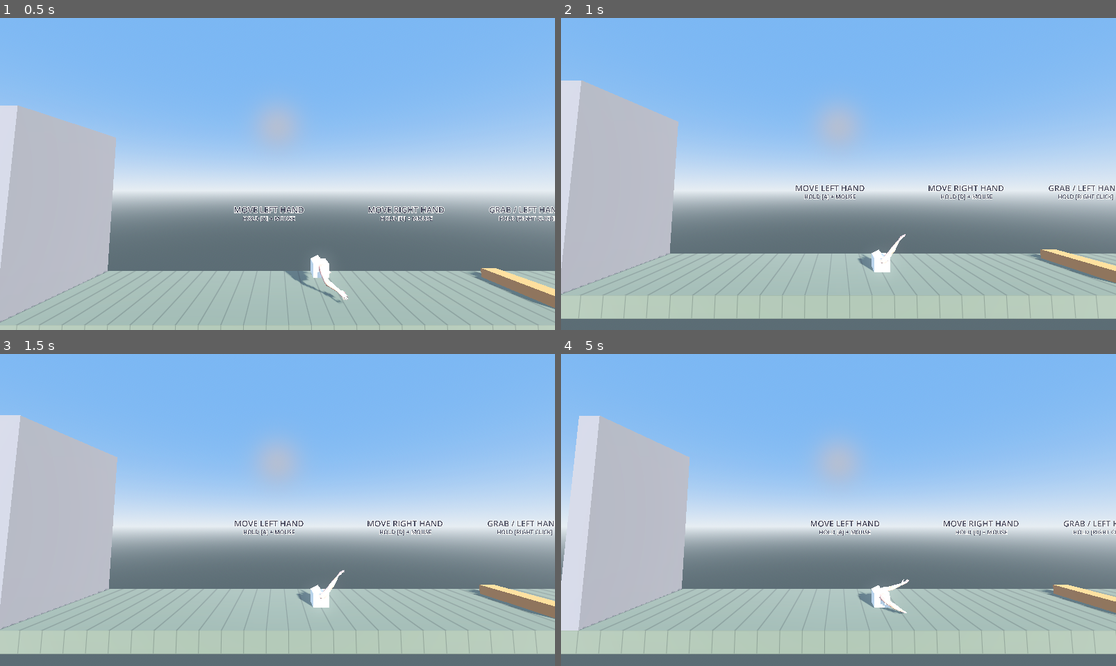
Above: before the commit, frames 1-4 (two rows, left to right).
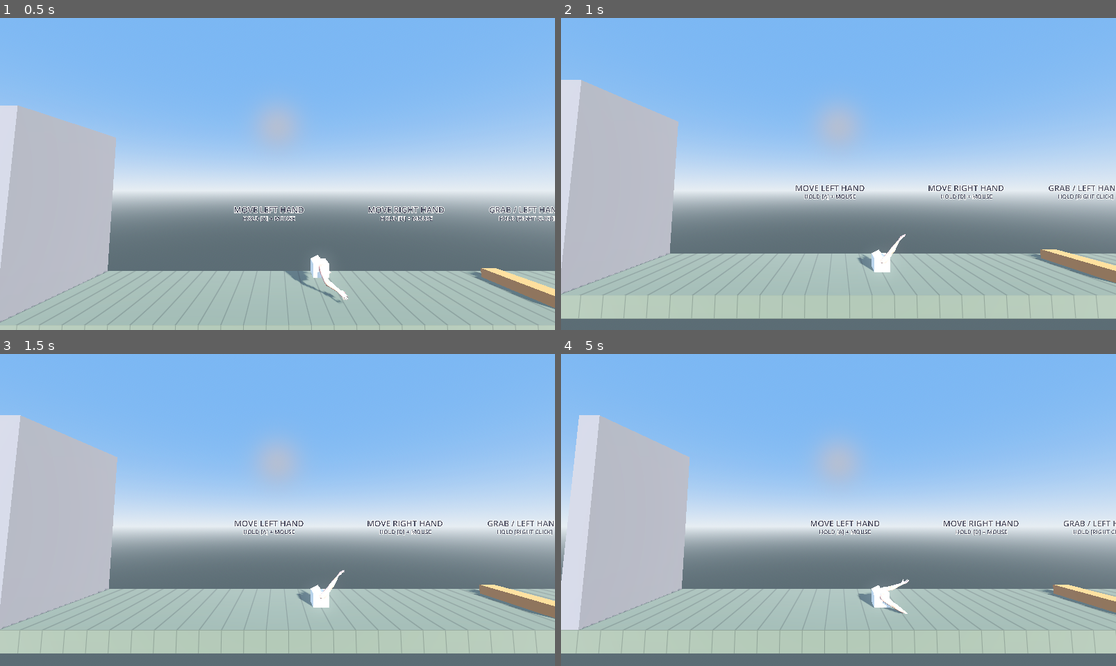
Above: after the commit, the same moments.

Repository: AnuragVinodh/arm-guy-game
Game: Godot game, scene res://scenes/levels/tutorial_level.tscn
Two runs of this game, one before a commit and one after it. Both use one fixed random seed, a clock stepped at 60 frames per second and the inputs below.
Inputs (mouse positions are in pixels of both pictures, inside the frame that each line leads up to):
- Up to frame 1 (0.5 s): no input
- Up to frame 2 (1 s): move the mouse to (960, 158) at 0.52 s; hold D from 0.53 s (still down); click (960, 158) at 0.67 s
- Up to frame 3 (1.5 s): release D at 1.25 s; drag from (166, 525) to (249, 572) at 1.27 s
- Up to frame 4 (5 s): tap Enter at 2 s; move the mouse to (894, 441) at 2.02 s; hold D 2.03-2.75 s; tap R (restart) at 2.75 s; drag from (810, 572) to (672, 463) at 2.77 s; move the mouse to (1005, 556) at 3.52 s; hold A 3.53-4.25 s; drag from (672, 463) to (755, 432) at 4.27 s

Frame 1 is identical in both runs. In frame 2, 0.1% of the frame differs, in the area x 0-100%, y 19-89%; in frame 3, 0.5%; in frame 4, 0.6%, in the area x 0-100%, y 19-97%.

Commit message:
Fix swinging

Diff:
--- a/scenes/player/arms.gd
+++ b/scenes/player/arms.gd
@@ -200,7 +200,11 @@
 		#    touches a surface shoves the body (the always-on push); otherwise the
 		#    arm is left frozen in place.
 		if chain["grabbed"]:
-			_solve_arm(chain, to_skel * chain["anchor"])
+			# Don't clamp the reach while gripping: the hand must stay glued to the
+			# anchor, and the surface-avoidance raycast would otherwise pull it off and
+			# make the elbow fold/unfold as the body orbits (clunky). Clipping is fine
+			# here — you're holding on.
+			_solve_arm(chain, to_skel * chain["anchor"], false)
 			chain["prev_desired"] = null
 		elif Input.is_key_pressed(chain["key"]):
 			_solve_arm(chain, mouse_target_local)
@@ -475,8 +479,10 @@
 	return hit if hit != null else _target_world
 
 
-## Analytic two-bone IK for one arm, all in skeleton-local space.
-func _solve_arm(chain: Dictionary, target: Vector3) -> void:
+## Analytic two-bone IK for one arm, all in skeleton-local space. `clamp_reach`
+## pulls the arm in so its bones don't clip geometry — wanted for a free posing arm,
+## but skipped while gripping so the hand stays pinned to its anchor (see caller).
+func _solve_arm(chain: Dictionary, target: Vector3, clamp_reach: bool = true) -> void:
 	var bicep_idx: int = chain["bicep"]
 	var forearm_idx: int = chain["forearm"]
 	var l1: float = chain["l1"]
@@ -508,7 +514,9 @@
 	# forearm can dip into a surface the hand isn't pointing at (e.g. an arm
 	# lying along the ground). Pull the reach in until both real bone segments
 	# clear all colliders, with a margin so the hand mesh doesn't poke through.
-	dist = _clamp_arm(a, dir, dist, reach_min, l1, l2, pole)
+	# Skipped while gripping so the hand stays pinned to the anchor.
+	if clamp_reach:
+		dist = _clamp_arm(a, dir, dist, reach_min, l1, l2, pole)
 
 	# Resolve the elbow at the final, safe reach.
 	var solved := _bend_solve(a, dir, dist, l1, l2, pole)
--- a/scenes/player/player.tscn
+++ b/scenes/player/player.tscn
@@ -5,8 +5,7 @@
 [ext_resource type="Script" uid="uid://brrx40wjh6jwf" path="res://scenes/player/player.gd" id="3_player"]
 [ext_resource type="Script" uid="uid://b3jhl3eijpmjm" path="res://scenes/player/arms.gd" id="4_arms"]
 
-[sub_resource type="BoxShape3D" id="BoxShape3D_body"]
-size = Vector3(0.9126, 1.0176, 0.9264)
+[sub_resource type="SphereShape3D" id="SphereShape3D_lvxji"]
 
 [node name="Player" type="RigidBody3D"]
 axis_lock_linear_z = true
@@ -23,7 +22,7 @@
 
 [node name="CollisionShape3D" type="CollisionShape3D" parent="."]
 transform = Transform3D(1, 0, 0, 0, 1, 0, 0, 0, 1, 0, 0.5088, 0)
-shape = SubResource("BoxShape3D_body")
+shape = SubResource("SphereShape3D_lvxji")
 
 [node name="ArmFront" parent="." instance=ExtResource("2_arms")]
 transform = Transform3D(0.008737639, 0, -0.29987273, 0, 0.3, 0, 0.29987273, 0, 0.008737639, 0, 0.6382853, 0)
Not shown, changed: CLAUDE.md
